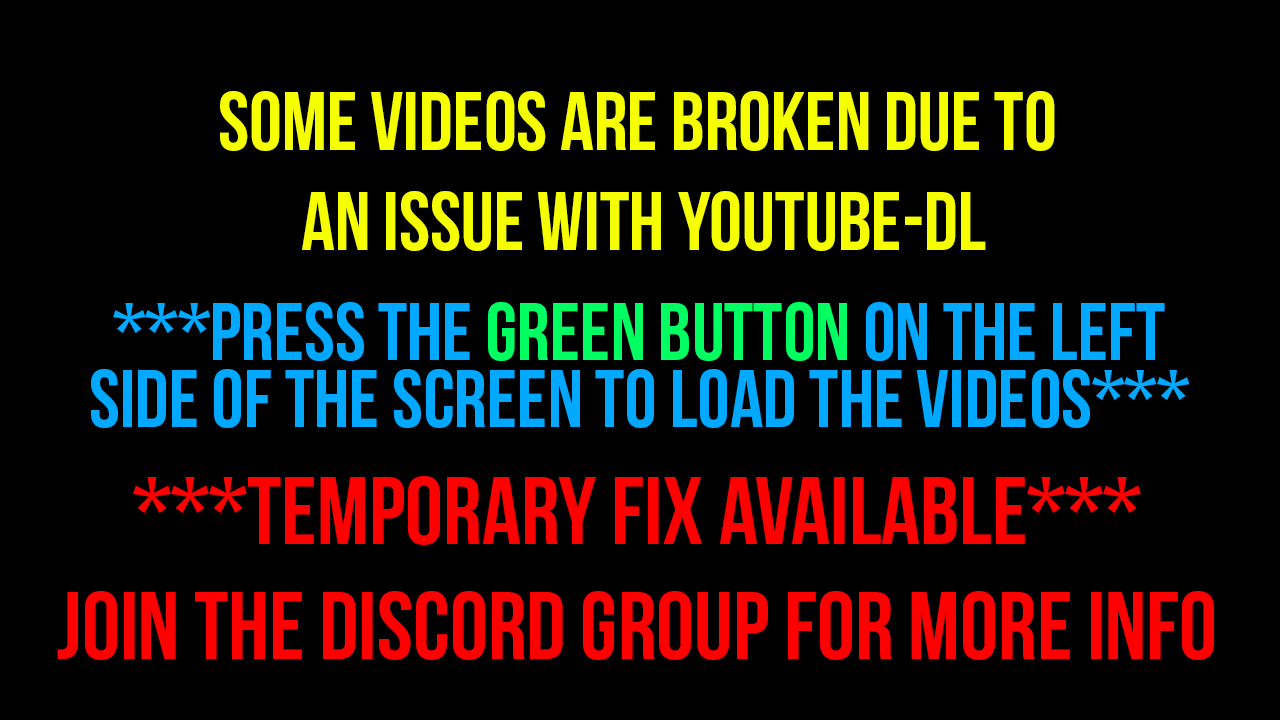
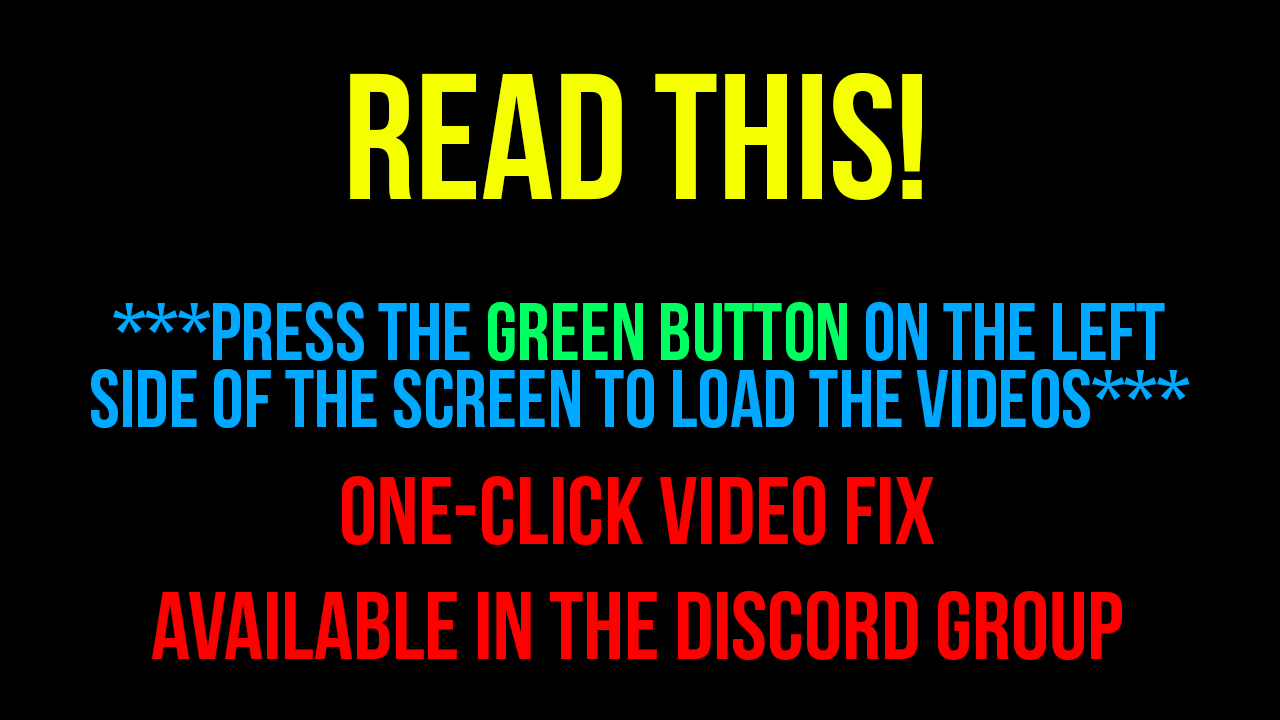
Two versions of the same layered image (1280x720). Layer-by-layer changes:
renamed "***temporary fix available*** JOIN THE DISCORD GROUP FOR MORE I" to "ONE-CLICK VIDEO FIX AVAILABLE IN THE DISCORD GROUP", painted on it over [left=57, top=476, right=1214, bottom=660]
renamed "SOME VIDEOS ARE BROKEN DUE TO AN ISSUE WITH YOUTUBE-DL" to "READ THIS!", painted on it over [left=220, top=72, right=1055, bottom=251]
